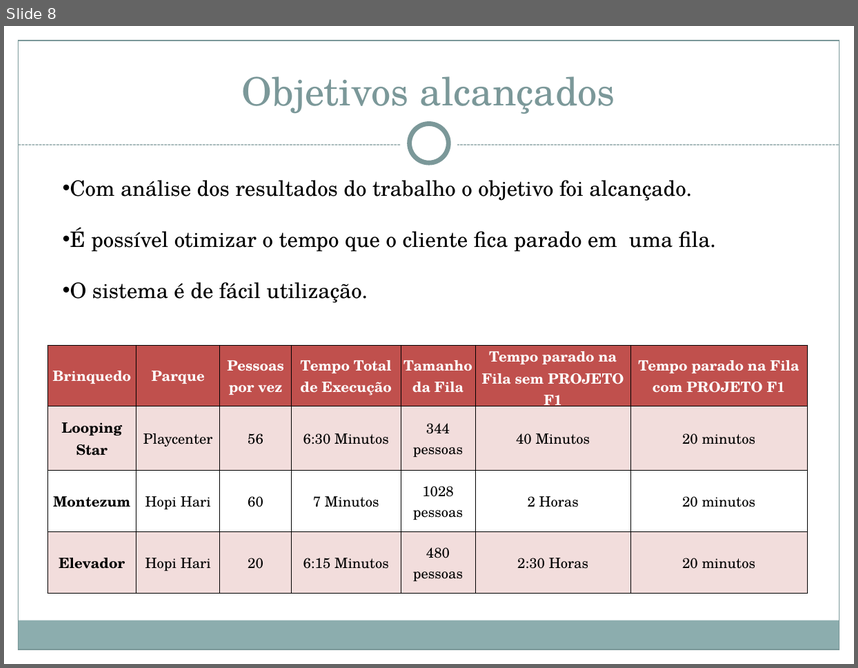
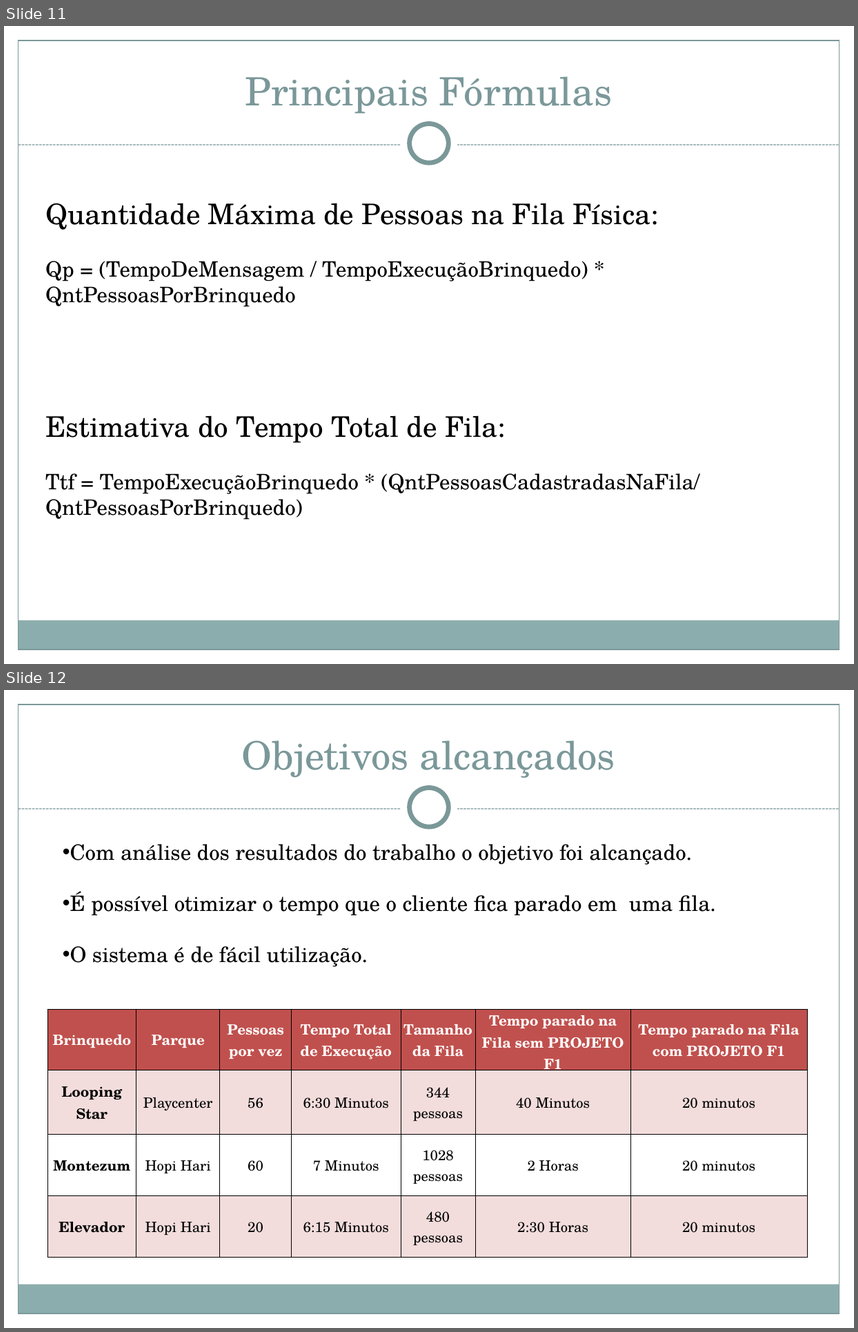
Before and after one commit to herberton/projetof1, a slide deck: wiki/Apresentação/Apresentação Final.pptx. Shown one above the other, each under a label of ours: slide 8 before the commit, slides 11 and 12 after it. The pictures are 858x668 and 858x1332 pixels, drawn with LibreOffice and Linux fonts; fonts in the diff are those of the drawing. Boxes give left, top, right and bottom in pixels: in the first picture for what was removed or moved away, otherwise in the second. Text is boxed around its words. In the diff, an @@ line names an element or a change of style, - is before the commit and + after.

```diff
--- a/wiki/Apresentação/Apresentação Final.pptx
+++ b/wiki/Apresentação/Apresentação Final.pptx
@@ slide 11 added at (4,26,854,664), background #FFFFFF; not listed: 8 template elements that a slide beside it also shows @@
@@ title added at (245,76,612,114), 33 pt, text #7C999A @@
+Principais Fórmulas
@@ text added at (45,203,700,519), 18 pt, text #000000 @@
+Quantidade Máxima de Pessoas na Fila Física:
+Qp = (TempoDeMensagem / TempoExecuçãoBrinquedo) * QntPessoasPorBrinquedo
+Estimativa do Tempo Total de Fila:
+Ttf = TempoExecuçãoBrinquedo * (QntPessoasCadastradasNaFila/ QntPessoasPorBrinquedo)
@@ what was slide 8 is now slide 12 @@
```
Also in this commit, not shown: 6 slides changed, 4 other slides added.
